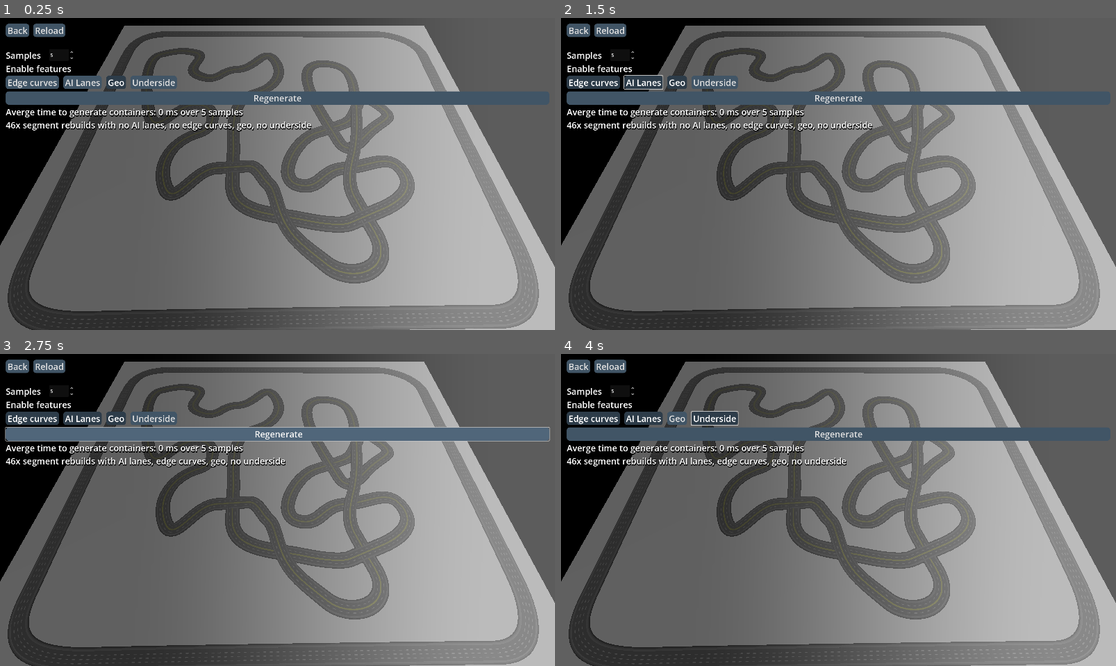
Above: before the commit, frames 1-4 (two rows, left to right).
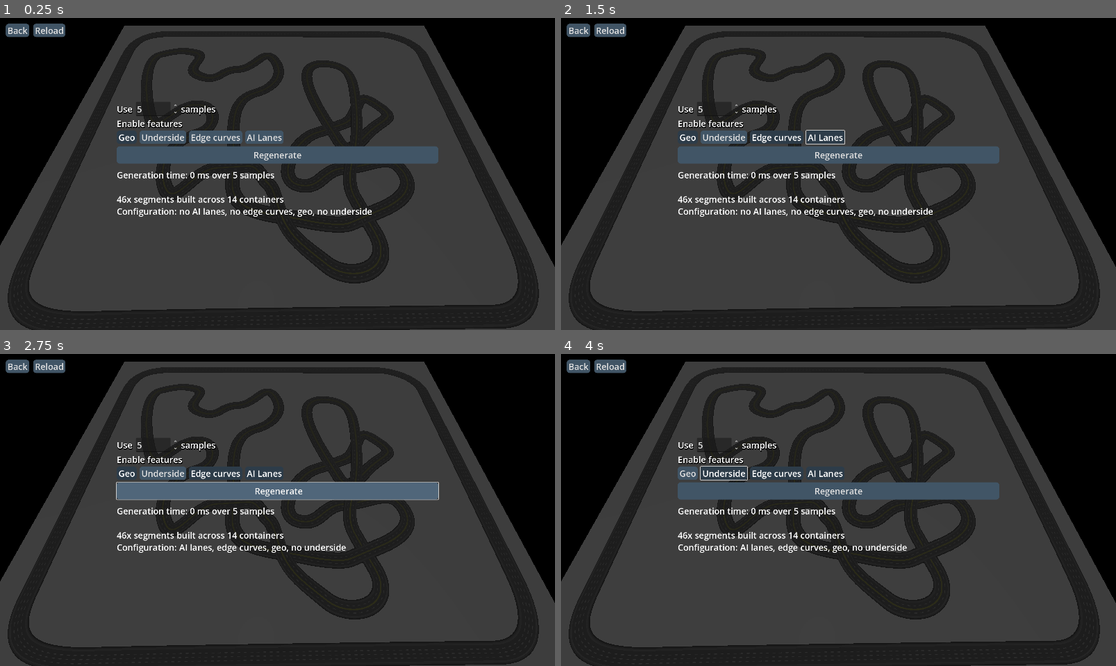
Above: after the commit, the same moments.

Repository: TheDuckCow/godot-road-generator
Game: Godot game, scene res://road_demos/performance_stress_test/performance_stress_test.tscn
The game is run twice, just before and just after one commit, with the same random seed, the same clock (stepped at 60 frames per second) and the same inputs. This scene is started directly instead of the project's main scene.
Inputs:
- Up to frame 1 (0.25 s): no input
- Up to frame 2 (1.5 s): click "Edge curves" at 0.5 s; click "AI Lanes" at 1.25 s
- Up to frame 3 (2.75 s): click "Regenerate" at 2 s
- Up to frame 4 (4 s): click "Geo" at 2.75 s; click "Underside" at 3.5 s

The runs differ from the first frame. In frame 1, 87% of the frame differs, in the area x 0-100%, y 0-100%; in frame 2, 87%; in frame 3, 86%; in frame 4, 87%.

Commit message:
Further refined UI for the stress test scene

Diff:
--- a/road_demos/performance_stress_test/performance_stress_test.gd
+++ b/road_demos/performance_stress_test/performance_stress_test.gd
@@ -9,12 +9,13 @@
 @onready var update_btn := %update
 @onready var sample_input := %sample_input
 
+var init_update_btn_txt: String
 var rebuild_count := 0
 var samples := []
 
 
 func _ready() -> void:
-	run_rebuild()
+	init_update_btn_txt = update_btn.text
 
 
 func update_settings() -> void:
@@ -26,11 +27,12 @@
 		rc.create_edge_curves = edges_btn.button_pressed
 		rc.create_geo = geo_btn.button_pressed
 		rc.underside_thickness = 2 if underside_btn.button_pressed else -1
-
+		# Always ensure using full geo
 		rc.use_lowpoly_preview = false
 
 
 func run_rebuild() -> void:
+	set_update_disabled()
 	print("Running rebuild")
 	update_settings()
 	var containers := manager.get_containers()
@@ -60,12 +62,13 @@
 		"underside" if underside_btn.button_pressed else "no underside",
 
 	]
-	var line1 := "Averge time to generate containers: %s ms over %s samples" % [
+	var line1 := "Generation time: %s ms over %s samples" % [
 		total_sample_time / samples.size(), samples.size()]
-	var line2 := "%sx segment rebuilds with %s" % [rebuild_count, settings_txt]
-	print(line1)
-	print(line2)
-	label.text = "%s\n%s" % [line1, line2]
+	var line2 := "%sx segments built across %s containers" % [rebuild_count, containers.size()]
+	var line3 := "Configuration: %s" % settings_txt
+	var msg = "%s\n\n%s\n%s" % [line1, line2, line3]
+	label.text = msg
+	print(msg)
 	assert(rebuild_count == seg_counts)
 
 
@@ -75,6 +78,12 @@
 
 func _on_update_pressed() -> void:
 	samples = []
+	set_update_disabled()
+
+
+func set_update_disabled() -> void:
+	update_btn.disabled
+	update_btn.text = "Generating..."
 
 
 func _physics_process(delta: float) -> void:
@@ -82,3 +91,5 @@
 		run_rebuild()
 		if samples.size() == sample_input.value:
 			print("Completed samples")
+			update_btn.disabled = false
+			update_btn.text = init_update_btn_txt
--- a/road_demos/performance_stress_test/performance_stress_test.tscn
+++ b/road_demos/performance_stress_test/performance_stress_test.tscn
@@ -8,12 +8,9 @@
 [ext_resource type="Script" uid="uid://difs1qg4mpcpw" path="res://addons/road-generator/nodes/road_point.gd" id="4"]
 [ext_resource type="Script" uid="uid://donsa8sn2uump" path="res://road_demos/performance_stress_test/performance_stress_test.gd" id="5"]
 
-[sub_resource type="Curve" id="Curve_7642f"]
-_data = [Vector2(0.222426, 0), 0.0, 0.0, 0, 0, Vector2(0.900735, 1), 0.0, 0.0, 0, 0]
-point_count = 2
-
-[sub_resource type="CurveTexture" id="CurveTexture_odh0v"]
-curve = SubResource("Curve_7642f")
+[sub_resource type="Theme" id="Theme_7642f"]
+LineEdit/font_sizes/font_size = 30
+SpinBox/constants/buttons_width = 30
 
 [sub_resource type="PlaneMesh" id="1"]
 size = Vector2(800, 700)
@@ -30,18 +27,17 @@
 grow_vertical = 2
 theme = ExtResource("2_rn5x3")
 
-[node name="TextureRect" type="TextureRect" parent="UI"]
-modulate = Color(1, 1, 1, 0.360784)
+[node name="TextureRect" type="ColorRect" parent="UI"]
+modulate = Color(1, 1, 1, 0.588235)
 layout_mode = 1
 anchors_preset = 15
 anchor_right = 1.0
 anchor_bottom = 1.0
 grow_horizontal = 2
 grow_vertical = 2
-texture = SubResource("CurveTexture_odh0v")
-
-[node name="MarginContainer" type="MarginContainer" parent="UI"]
-custom_minimum_size = Vector2(100, 0)
+color = Color(0, 0, 0, 1)
+
+[node name="MarginContainer2" type="MarginContainer" parent="UI"]
 layout_mode = 1
 anchors_preset = 15
 anchor_right = 1.0
@@ -50,16 +46,31 @@
 grow_vertical = 2
 theme_override_constants/margin_left = 20
 theme_override_constants/margin_top = 20
+theme_override_constants/margin_right = -20
+theme_override_constants/margin_bottom = -20
+
+[node name="DemoUiCommon" parent="UI/MarginContainer2" instance=ExtResource("2_brvyu")]
+layout_mode = 2
+
+[node name="MarginContainer" type="MarginContainer" parent="UI"]
+layout_mode = 1
+anchors_preset = -1
+anchor_left = 0.2
+anchor_top = 0.2
+anchor_right = 0.8
+anchor_bottom = 0.8
+grow_horizontal = 2
+grow_vertical = 2
+theme_override_constants/margin_left = 20
+theme_override_constants/margin_top = 20
 theme_override_constants/margin_right = 20
 theme_override_constants/margin_bottom = 20
 
 [node name="VBoxContainer" type="VBoxContainer" parent="UI/MarginContainer"]
 layout_mode = 2
 
-[node name="DemoUiCommon" parent="UI/MarginContainer/VBoxContainer" instance=ExtResource("2_brvyu")]
-layout_mode = 2
-
 [node name="spacer" type="Control" parent="UI/MarginContainer/VBoxContainer"]
+custom_minimum_size = Vector2(0, 50)
 layout_mode = 2
 
 [node name="HBoxContainer" type="HBoxContainer" parent="UI/MarginContainer/VBoxContainer"]
@@ -73,20 +84,32 @@
 theme_override_constants/shadow_offset_y = 3
 theme_override_constants/shadow_outline_size = 4
 theme_override_font_sizes/font_size = 30
-text = "Samples"
+text = "Use "
 
 [node name="Control" type="Control" parent="UI/MarginContainer/VBoxContainer/HBoxContainer"]
+visible = false
 custom_minimum_size = Vector2(20, 0)
 layout_mode = 2
 
 [node name="sample_input" type="SpinBox" parent="UI/MarginContainer/VBoxContainer/HBoxContainer"]
 unique_name_in_owner = true
 layout_mode = 2
+theme = SubResource("Theme_7642f")
 min_value = 1.0
 max_value = 99.39
 value = 5.0
 rounded = true
 allow_greater = true
+
+[node name="samples2" type="Label" parent="UI/MarginContainer/VBoxContainer/HBoxContainer"]
+layout_mode = 2
+theme_override_colors/font_color = Color(1, 1, 1, 1)
+theme_override_colors/font_shadow_color = Color(0, 0, 0, 1)
+theme_override_colors/font_outline_color = Color(0, 0, 0, 1)
+theme_override_constants/shadow_offset_y = 3
+theme_override_constants/shadow_outline_size = 4
+theme_override_font_sizes/font_size = 30
+text = "samples"
 
 [node name="enable" type="Label" parent="UI/MarginContainer/VBoxContainer"]
 layout_mode = 2
@@ -100,19 +123,7 @@
 
 [node name="options" type="HBoxContainer" parent="UI/MarginContainer/VBoxContainer"]
 layout_mode = 2
-theme_override_constants/separation = 15
-
-[node name="edges" type="Button" parent="UI/MarginContainer/VBoxContainer/options"]
-unique_name_in_owner = true
-layout_mode = 2
-toggle_mode = true
-text = "Edge curves"
-
-[node name="lanes" type="Button" parent="UI/MarginContainer/VBoxContainer/options"]
-unique_name_in_owner = true
-layout_mode = 2
-toggle_mode = true
-text = "AI Lanes"
+theme_override_constants/separation = 10
 
 [node name="geo" type="Button" parent="UI/MarginContainer/VBoxContainer/options"]
 unique_name_in_owner = true
@@ -127,24 +138,37 @@
 toggle_mode = true
 text = "Underside"
 
+[node name="edges" type="Button" parent="UI/MarginContainer/VBoxContainer/options"]
+unique_name_in_owner = true
+layout_mode = 2
+toggle_mode = true
+text = "Edge curves"
+
+[node name="lanes" type="Button" parent="UI/MarginContainer/VBoxContainer/options"]
+unique_name_in_owner = true
+layout_mode = 2
+toggle_mode = true
+text = "AI Lanes"
+
 [node name="spacer2" type="Control" parent="UI/MarginContainer/VBoxContainer"]
 layout_mode = 2
 
 [node name="update" type="Button" parent="UI/MarginContainer/VBoxContainer"]
 unique_name_in_owner = true
+custom_minimum_size = Vector2(0, 60)
 layout_mode = 2
 text = "Regenerate"
 
-[node name="results" type="Label" parent="UI/MarginContainer/VBoxContainer"]
+[node name="spacer3" type="Control" parent="UI/MarginContainer/VBoxContainer"]
+custom_minimum_size = Vector2(0, 10)
+layout_mode = 2
+
+[node name="results" type="RichTextLabel" parent="UI/MarginContainer/VBoxContainer"]
 unique_name_in_owner = true
 layout_mode = 2
-theme_override_colors/font_color = Color(1, 1, 1, 1)
-theme_override_colors/font_shadow_color = Color(0, 0, 0, 1)
-theme_override_colors/font_outline_color = Color(0, 0, 0, 1)
-theme_override_constants/shadow_offset_y = 3
-theme_override_constants/shadow_outline_size = 4
-theme_override_font_sizes/font_size = 30
-text = "Loading..."
+theme_override_font_sizes/normal_font_size = 30
+text = "Pending results..."
+fit_content = true
 
 [node name="RoadManager" type="Node3D" parent="."]
 script = ExtResource("3")
Not shown: 1 places in road_demos/performance_stress_test/performance_stress_test.tscn that only renumber resources
